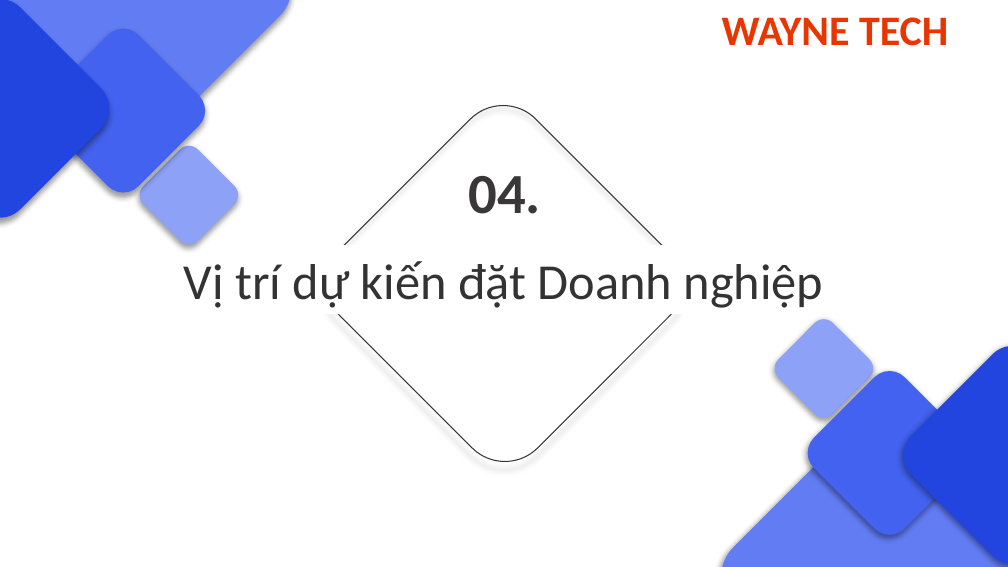
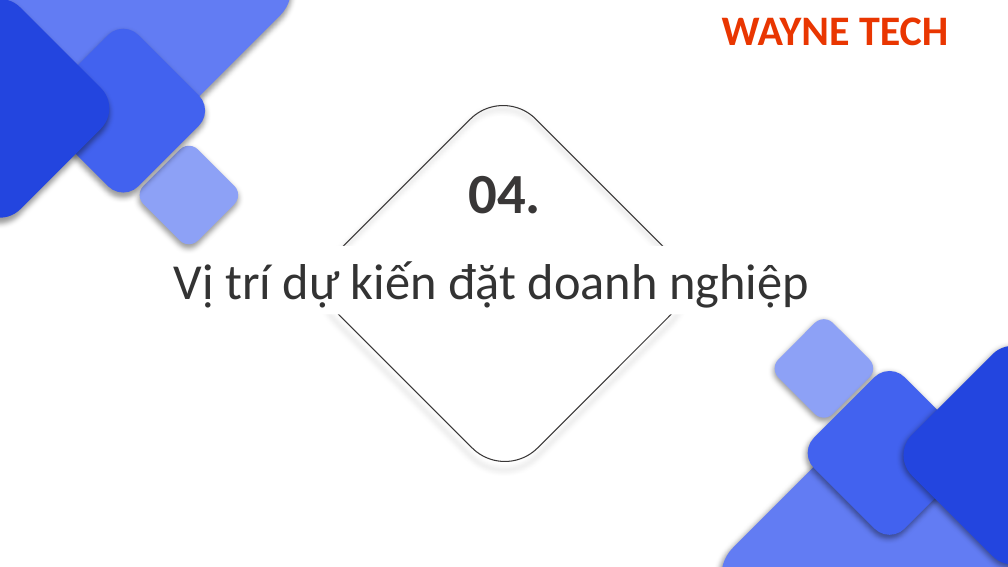
Before and after one commit to danglaiacc/kn, a slide deck: slide 20 of ppt/index.pptx. Drawn at 1008x567 pixels with LibreOffice and Linux fonts; fonts in the diff are those of the drawing. Boxes give left, top, right and bottom in pixels: in the first picture for what was removed or moved away, otherwise in the second. Text is boxed around its words. In the diff, an @@ line names an element or a change of style, - is before the commit and + after.

```diff
--- a/ppt/index.pptx
+++ b/ppt/index.pptx
@@ text at <box>174,261,809,308</box>: text changed @@
-Vị trí dự kiến đặt Doanh nghiệp
+Vị trí dự kiến đặt doanh nghiệp
```
Also in this commit, not shown: 18 other slides changed, 1 slide added, 1 slide removed.
